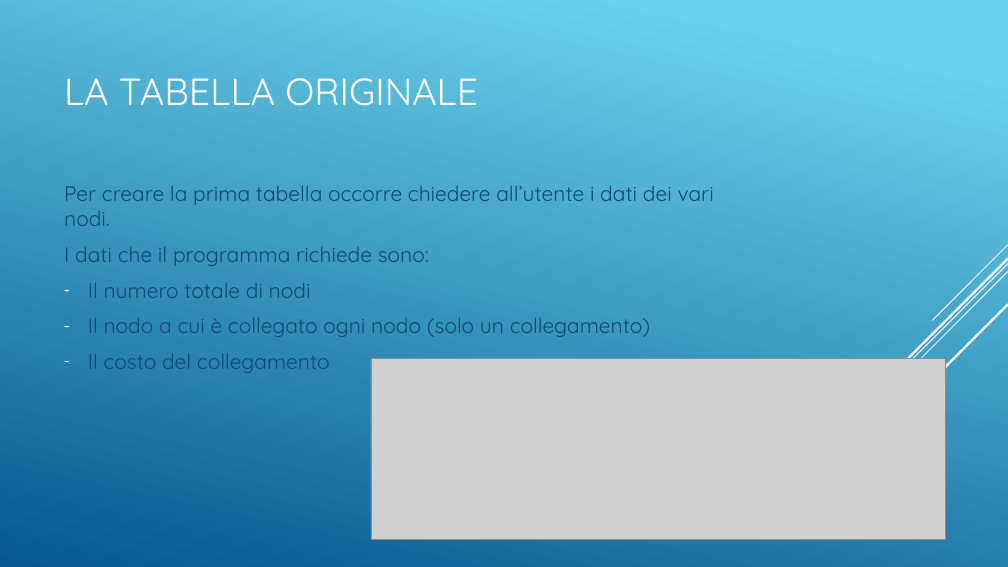
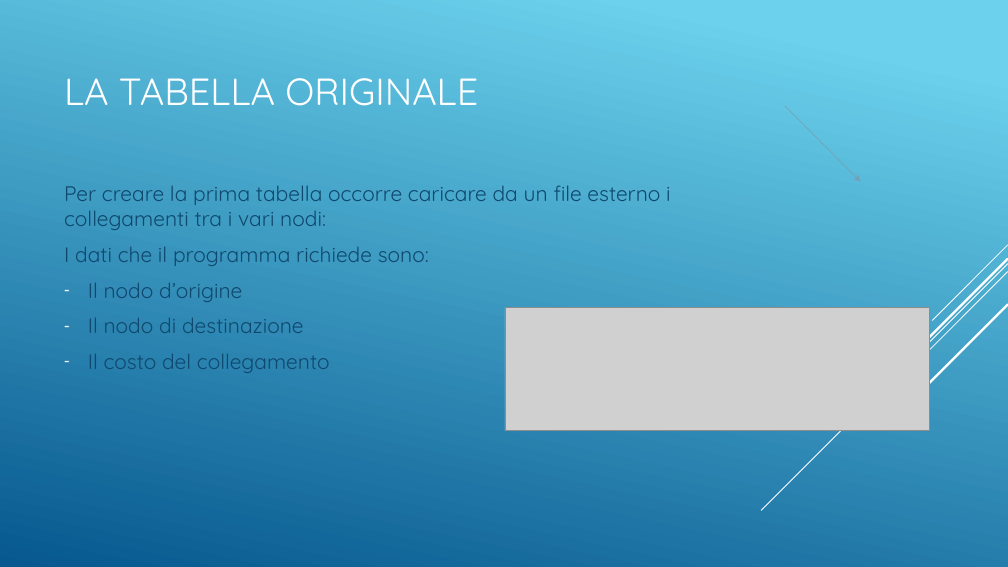
Before and after one commit to Bubuz123/Progetto-sistemi, a slide deck: slide 3 of Presentazione.pptx (slide 4 before the commit). Drawn at 1008x567 pixels with LibreOffice and Linux fonts; fonts in the diff are those of the drawing; grey boxes stand for pictures. Boxes give left, top, right and bottom in pixels: in the first picture for what was removed or moved away, otherwise in the second. Text is boxed around its words. In the diff, an @@ line names an element or a change of style, - is before the commit and + after.

```diff
--- a/Presentazione.pptx
+++ b/Presentazione.pptx
@@ arrow added from (785, 106) to (861, 181), #89919C 0.75 pt @@
@@ text at box(64, 186, 670, 230): text changed @@
-Per creare la prima tabella occorre chiedere all’utente i dati dei vari nodi.
+Per creare la prima tabella occorre caricare da un file esterno i collegamenti tra i vari nodi:
@@ text at box(88, 283, 304, 333): text changed @@
-– Il numero totale di nodi
-– Il nodo a cui è collegato ogni nodo (solo un collegamento)
+– Il nodo d’origine
+– Il nodo di destinazione
@@ picture added at box(505, 307, 929, 430) @@
@@ picture removed at box(371, 359, 946, 539) @@
```
Also in this commit, not shown: 1 other slide changed, 4 slides added, 2 slides removed, 2 other files.
